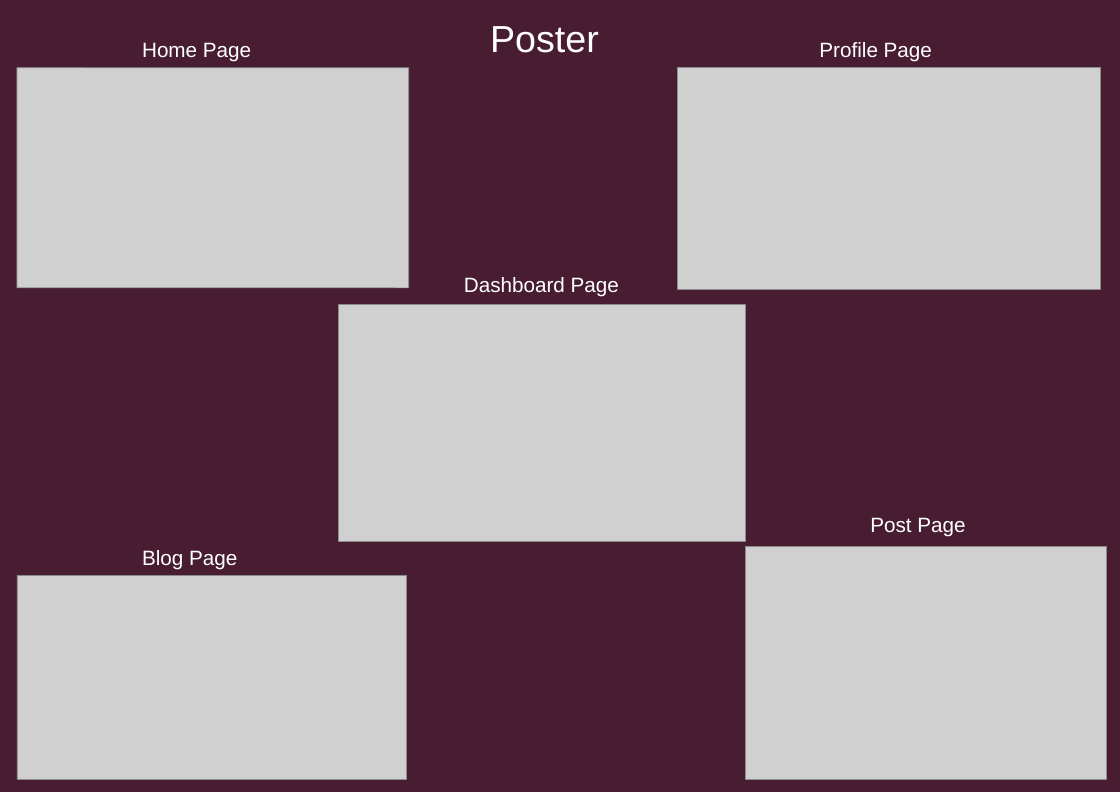
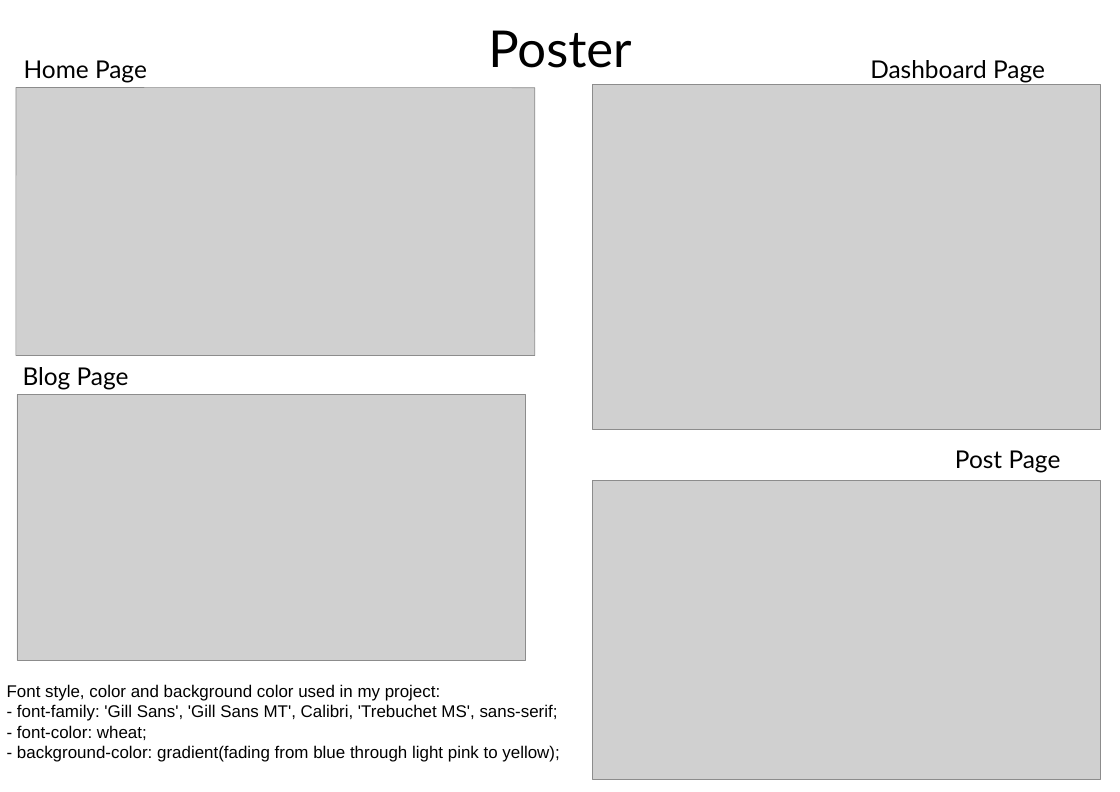
Before and after one commit to g0sh06/hzRepo, a slide deck: slide 1 of HTML/Poster.odp. Drawn at 1120x792 pixels with LibreOffice and Linux fonts; fonts in the diff are those of the drawing; grey boxes stand for pictures. Boxes give left, top, right and bottom in pixels: in the first picture for what was removed or moved away, otherwise in the second. Text is boxed around its words. In the diff, an @@ line names an element or a change of style, - is before the commit and + after.

Commit message:
new project

```diff
--- a/HTML/Poster.odp
+++ b/HTML/Poster.odp
@@ background #481D32 to #FFFFFF @@
@@ title "Poster" at [488,30,631,68]: size 40 to 54 pt, font Arial to Lato, text colour #FFFFFF to #000000 @@
@@ text "Home Page": place and size @@
-text "Home Page" at [142,42,251,62]
+text "Home Page" at [24,60,147,83]
@@ text removed at [819,42,932,62] @@
-Profile Page
@@ size 22 to 26 pt, font Arial to Lato, text colour #FFFFFF to #000000 in 4 elements at [24,60,147,83], [955,450,1061,473], [23,367,129,390], [870,60,1045,83] @@
@@ text "Dashboard Page": place and size @@
-text "Dashboard Page" at [464,277,619,297]
+text "Dashboard Page" at [870,60,1045,83]
@@ picture: place and size @@
-picture at [17,68,409,288]
+picture at [16,87,535,355]
@@ picture: place and size @@
-picture at [678,68,1101,289]
+picture at [593,85,1101,430]
@@ picture removed at [339,305,746,542] @@
@@ text "Blog Page": place and size @@
-text "Blog Page" at [142,550,237,570]
+text "Blog Page" at [23,367,129,390]
@@ picture: place and size @@
-picture at [17,575,407,779]
+picture at [17,395,525,661]
@@ text "Post Page": place and size @@
-text "Post Page" at [870,517,965,536]
+text "Post Page" at [955,450,1061,473]
@@ picture: place and size @@
-picture at [745,547,1106,779]
+picture at [593,480,1101,779]
@@ text added at [7,684,559,762], 18 pt, text #000000 @@
+Font style, color and background color used in my project:
+- font-family: 'Gill Sans', 'Gill Sans MT', Calibri, 'Trebuchet MS', sans-serif;
+- font-color: wheat;
+- background-color: gradient(fading from blue through light pink to yellow);
```
Also in this commit, not shown: 6 other files.
